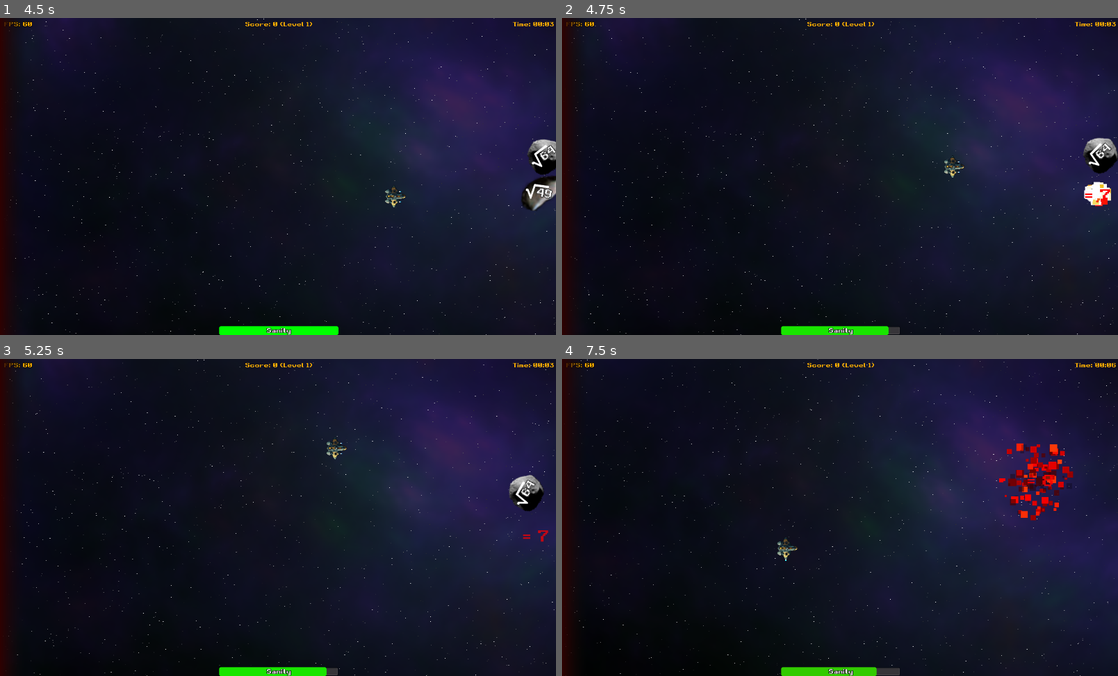
Above: before the commit, frames 1-4 (two rows, left to right).
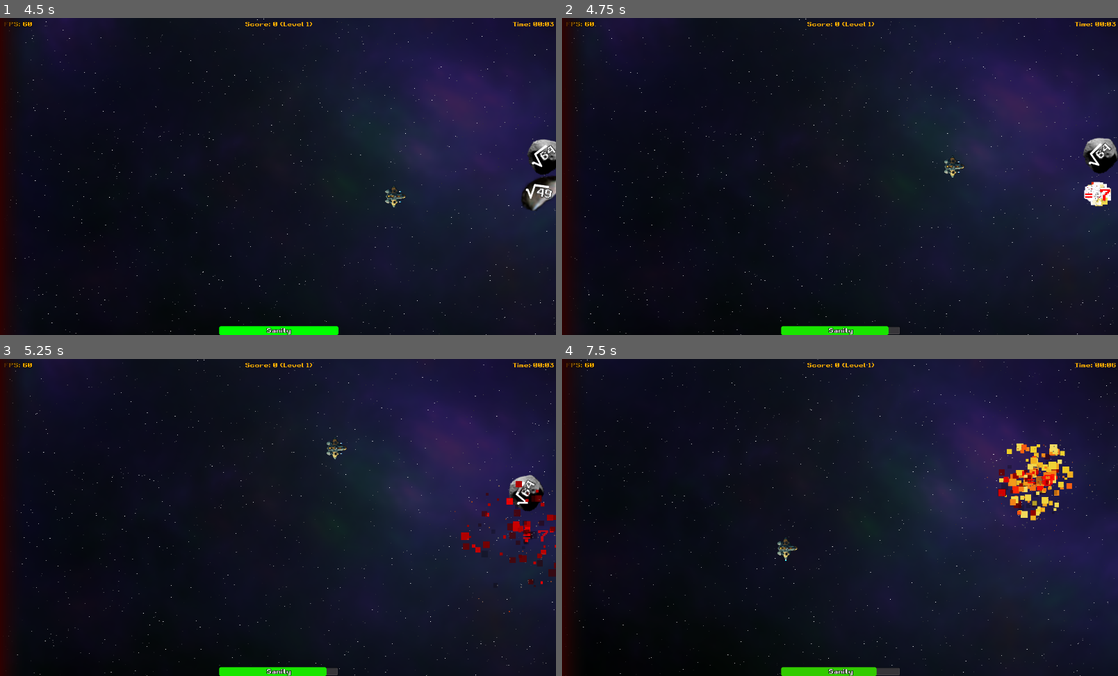
Above: after the commit, the same moments.

Repository: gingerr/ggj-2023-roots-one
Game: Godot game, scene res://MainMenu.tscn
Same seed, same stepped clock (60 frames per second), same inputs: the game is played once before the commit and once after it.
Inputs:
- Up to frame 1 (4.5 s): click "New Game" at 0.5 s; tap Enter at 1.25, 1.35, 2.1, 2.85, 3.6, 4.35 s; hold Right (ui_right) 1.28-2.03 s; tap Space at 1.52, 2.27, 3.77 s; hold Down (ui_down) 2.03-2.78 s; hold Right (ui_right) 2.78-3.53 s; hold Up (ui_up) 3.53-4.28 s; hold Left (ui_left) from 4.28 s (still down)
- Up to frame 2 (4.75 s): keep holding Left (ui_left); tap Space at 4.52 s
- Up to frame 3 (5.25 s): keep holding Left (ui_left); tap Enter at 5.1 s
- Up to frame 4 (7.5 s): tap Space at 5.27, 6.77 s; release Left (ui_left) at 5.78 s; hold Down (ui_down) 5.78-6.53 s; tap Enter at 5.85, 6.6, 7.35 s; hold Right (ui_right) 6.53-7.28 s; hold Up (ui_up) from 7.28 s (still down)

Frame 1 is identical in both runs. In frame 2, 0.1% of the frame differs, in the area x 94-99%, y 51-60%; in frame 3, 0.8%; in frame 4, 1.4%, in the area x 76-96%, y 25-55%.

Commit message:
improves explosions

Diff:
--- a/Explosion.tscn
+++ b/Explosion.tscn
@@ -1,18 +1,22 @@
-[gd_scene load_steps=4 format=2]
+[gd_scene load_steps=6 format=2]
 
 [ext_resource path="res://OneShotParticle.gd" type="Script" id=1]
 [ext_resource path="res://resources/explosion1.mp3" type="AudioStream" id=2]
+[ext_resource path="res://OneShotParticle.gd" type="Script" id=3]
 
 [sub_resource type="Gradient" id=1]
 offsets = PoolRealArray( 0.258454, 0.548309, 0.76257, 0.893855, 1 )
 colors = PoolColorArray( 1, 1, 1, 1, 0.9375, 0.814552, 0.150634, 1, 1, 0, 0, 1, 0.501961, 0, 0, 1, 0, 0, 0, 0.25098 )
 
+[sub_resource type="Gradient" id=2]
+offsets = PoolRealArray( 0, 0.641361, 0.997382, 1 )
+colors = PoolColorArray( 0.258824, 0.258824, 0.258824, 0, 0.40625, 0.40625, 0.40625, 1, 0.666085, 0.209569, 0.0309327, 1, 0.6875, 0, 0, 1 )
+
 [node name="Explosion" type="CPUParticles2D"]
 pause_mode = 2
 physics_interpolation_mode = 2
-emitting = false
 amount = 256
-one_shot = true
+lifetime = 1.5
 speed_scale = 2.0
 explosiveness = 1.0
 randomness = 1.0
@@ -32,3 +36,18 @@
 pause_mode = 2
 stream = ExtResource( 2 )
 volume_db = -10.0
+
+[node name="CPUParticles2D" type="CPUParticles2D" parent="."]
+amount = 128
+lifetime = 1.5
+speed_scale = 1.5
+explosiveness = 1.0
+randomness = 1.0
+lifetime_randomness = 1.0
+spread = 180.0
+gravity = Vector2( 0, 0 )
+initial_velocity = 50.0
+initial_velocity_random = 1.0
+scale_amount = 0.5
+color_ramp = SubResource( 2 )
+script = ExtResource( 3 )
--- a/OneShotParticle.gd
+++ b/OneShotParticle.gd
@@ -1,12 +1,14 @@
 extends CPUParticles2D
 
 func _ready():
+	one_shot = true
 	emitting = true
-	$Sound.global_position = self.global_position
-	$Sound.play(0.1)
+	if $Sound:
+		$Sound.global_position = self.global_position
+		$Sound.play(0.1)
 
 func _process(delta):
-	if !emitting && !$Sound.is_playing():
+	if !emitting && (!$Sound || !$Sound.is_playing()):
 		queue_free()
 	else:
 		yield()
